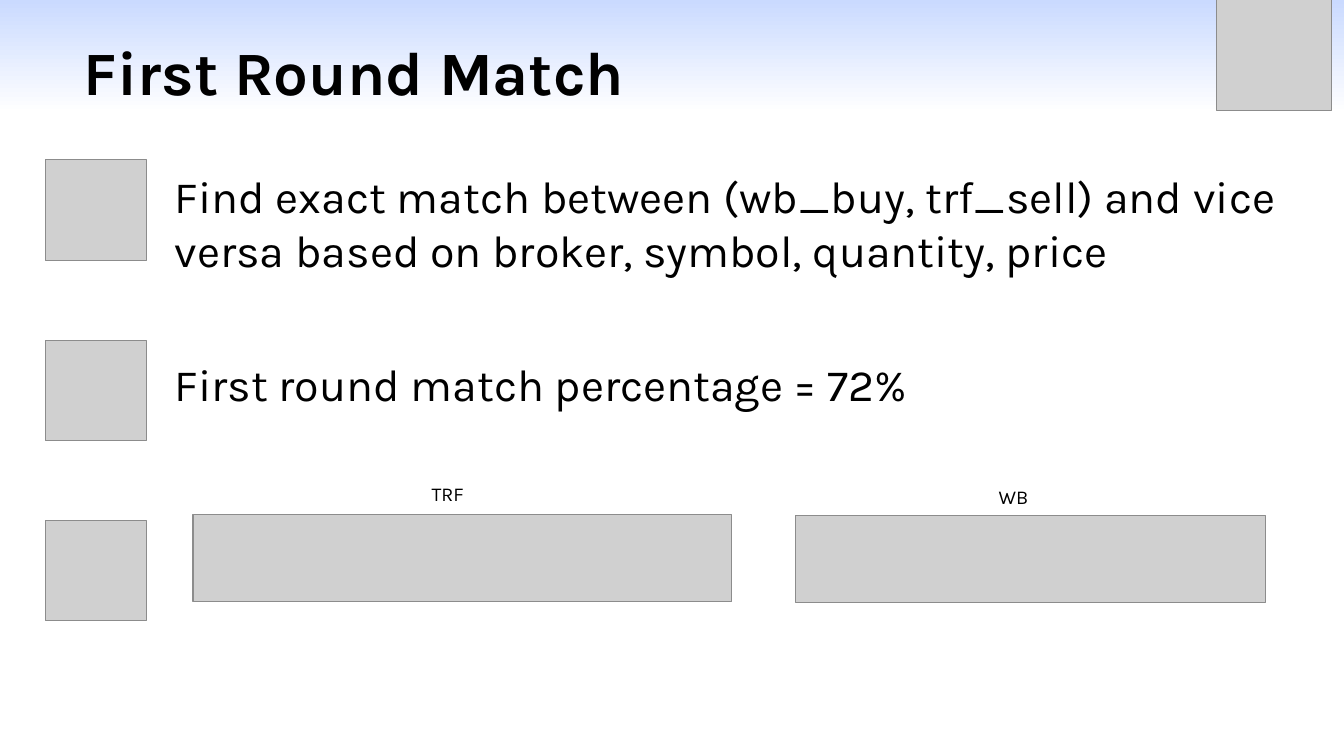
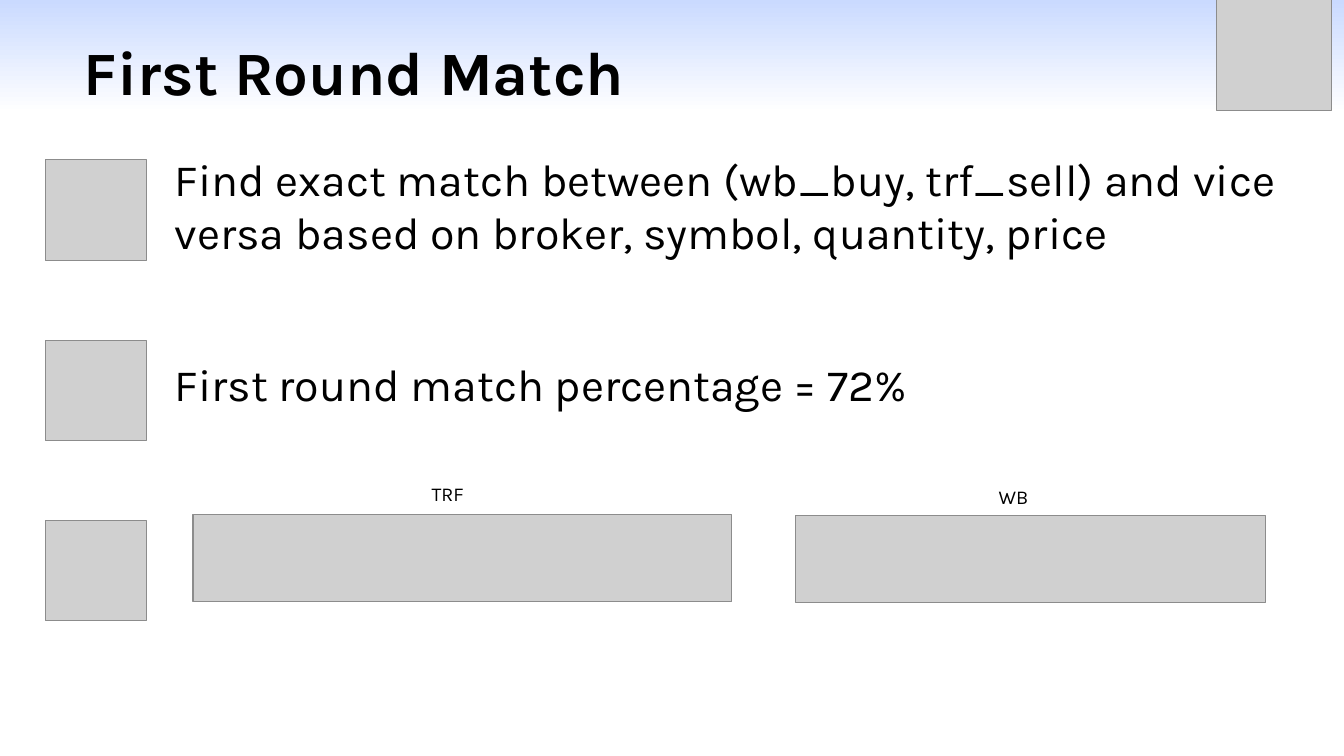
Before and after one commit to yangml103/webull_order_match, a slide deck: slide 6 of Presentation_Matching.pptx. Drawn at 1344x756 pixels with LibreOffice and Linux fonts; fonts in the diff are those of the drawing; grey boxes stand for pictures. Boxes give left, top, right and bottom in pixels: in the first picture for what was removed or moved away, otherwise in the second. Text is boxed around its words. In the diff, an @@ line names an element or a change of style, - is before the commit and + after.

```diff
--- a/Presentation_Matching.pptx
+++ b/Presentation_Matching.pptx
@@ text "Find exact match between (wb_buy, ...": place and size @@
-text "Find exact match between (wb_buy, ..." at (175,180,1275,278)
+text "Find exact match between (wb_buy, ..." at (175,163,1275,260)
```
Also in this commit, not shown: 5 other slides changed, 8 other files.
